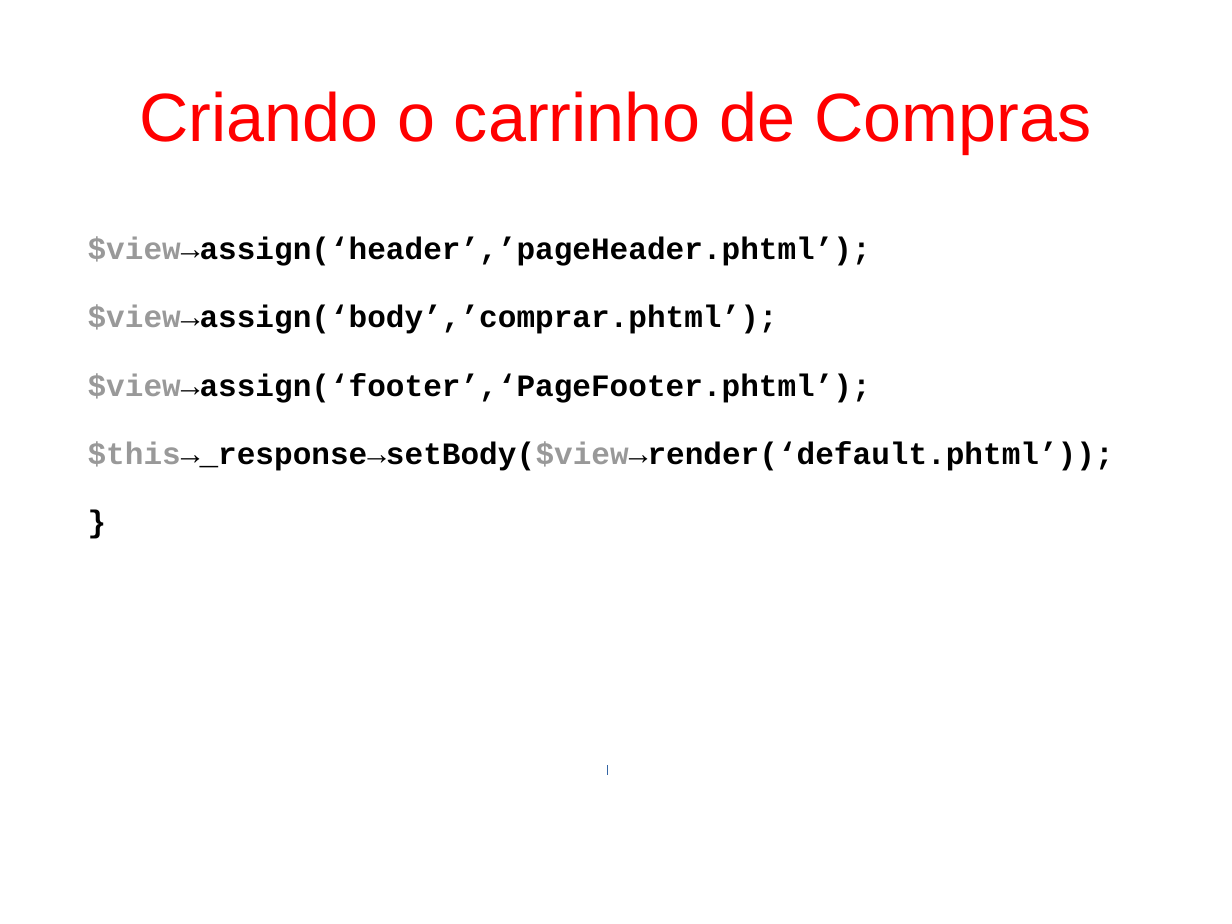
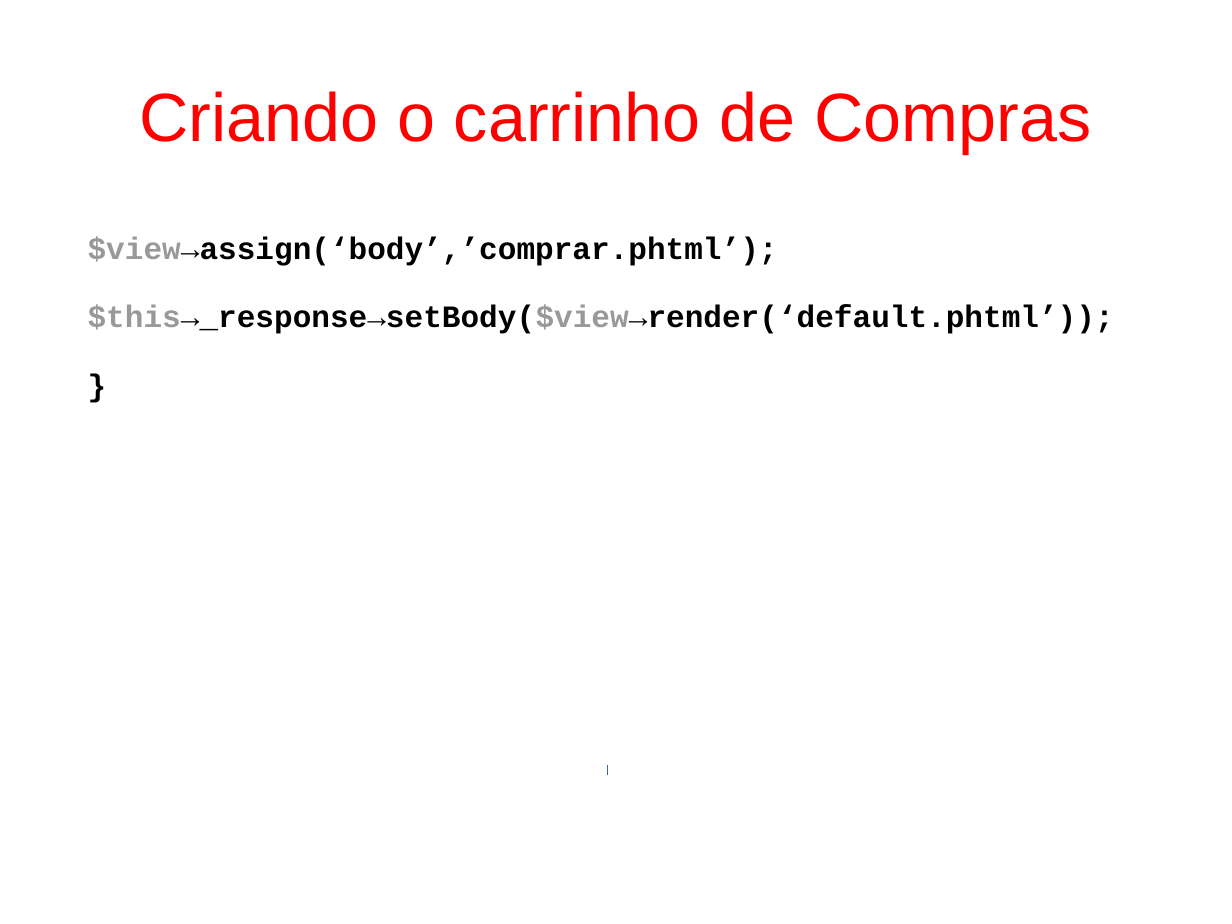
Before and after one commit to fgsl/lojasacme, a slide deck: slide 81 of docs/tutorial.odp. Drawn at 1232x924 pixels with LibreOffice and Linux fonts; fonts in the diff are those of the drawing. Boxes give left, top, right and bottom in pixels: in the first picture for what was removed or moved away, otherwise in the second. Text is boxed around its words. In the diff, an @@ line names an element or a change of style, - is before the commit and + after.

```diff
--- a/docs/tutorial.odp
+++ b/docs/tutorial.odp
@@ text at (x1=88, y1=237, x2=871, y2=266): paragraph removed @@
-$view→assign(‘header’,’pageHeader.phtml’);
@@ text at (x1=88, y1=373, x2=871, y2=403): paragraph removed @@
-$view→assign(‘footer’,‘PageFooter.phtml’);
```
Also in this commit, not shown: 7 other slides changed, 1 other file.
